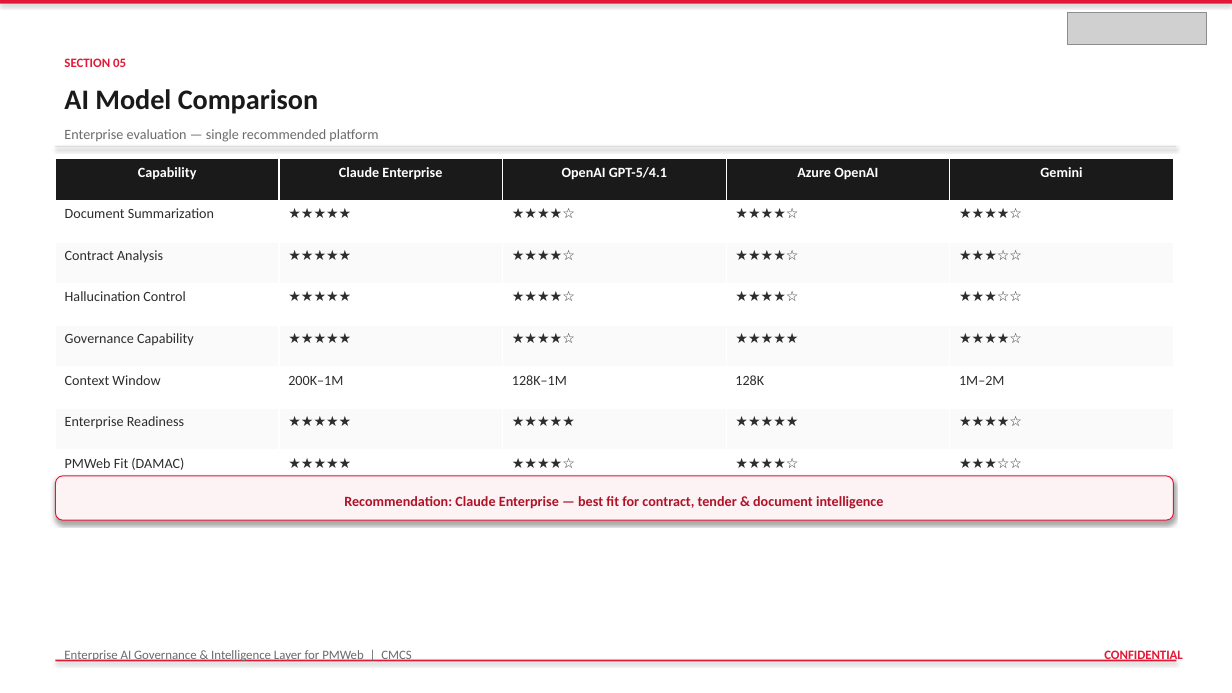
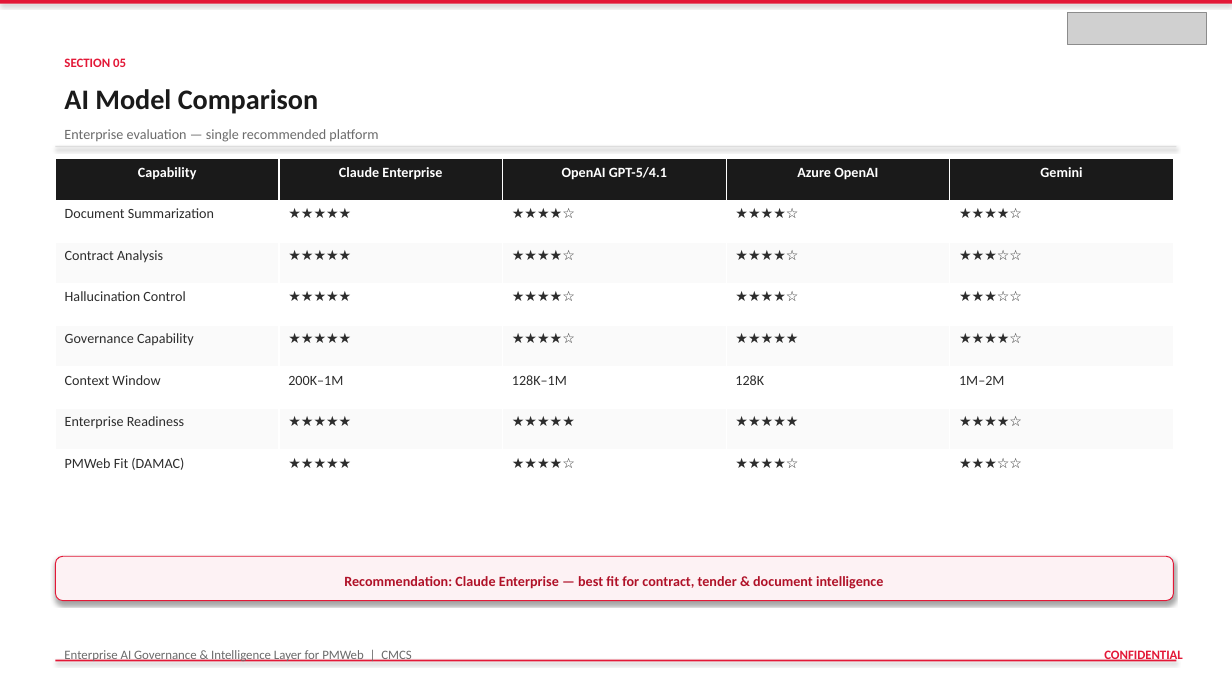
Before and after one commit to vishnushankar9024/procurehubibi, a slide deck: slide 19 of output/DAMAC_PMWeb_AI_Governance_Intelligence_Layer.pptx. Drawn at 1232x693 pixels with LibreOffice and Linux fonts; fonts in the diff are those of the drawing; grey boxes stand for pictures. Boxes give left, top, right and bottom in pixels: in the first picture for what was removed or moved away, otherwise in the second. Text is boxed around its words. In the diff, an @@ line names an element or a change of style, - is before the commit and + after.

```diff
--- a/output/DAMAC_PMWeb_AI_Governance_Intelligence_Layer.pptx
+++ b/output/DAMAC_PMWeb_AI_Governance_Intelligence_Layer.pptx
@@ rounded rectangle: place and size @@
-rounded rectangle at [55,476,1174,520]
+rounded rectangle at [55,556,1174,601]
@@ text "Recommendation: Claude Enterprise — best ...": place and size @@
-text "Recommendation: Claude Enterprise — best ..." at [344,496,883,509]
+text "Recommendation: Claude Enterprise — best ..." at [344,576,883,589]
```
Also in this commit, not shown: 4 other slides changed, 7 other files.
